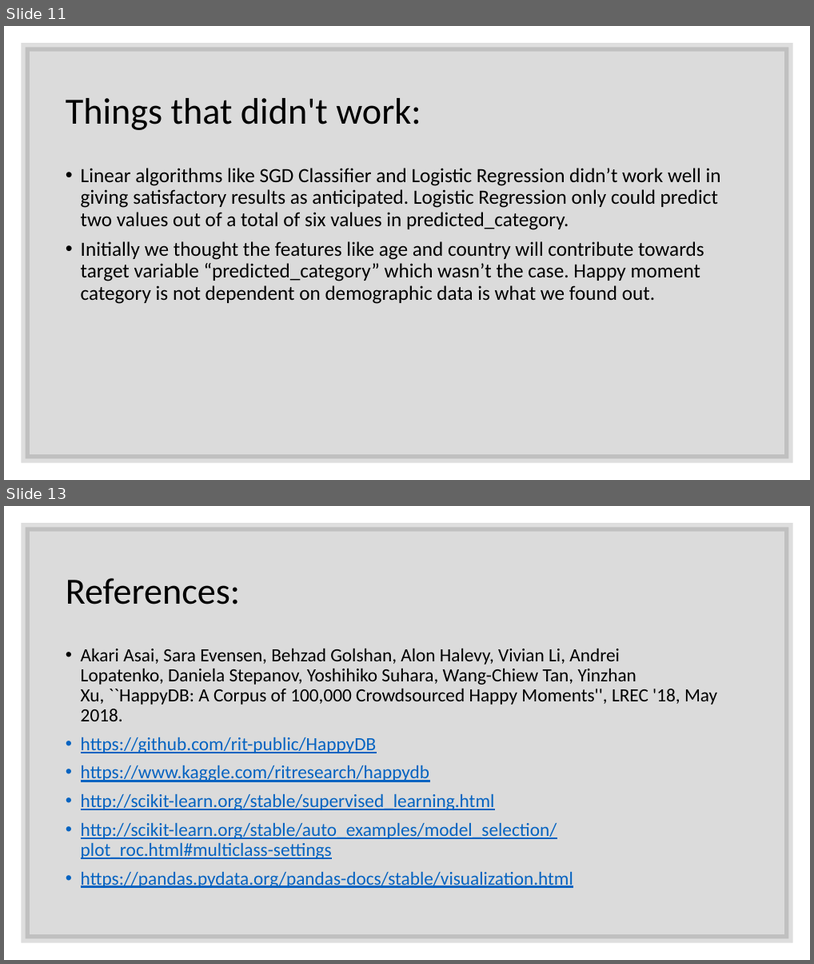
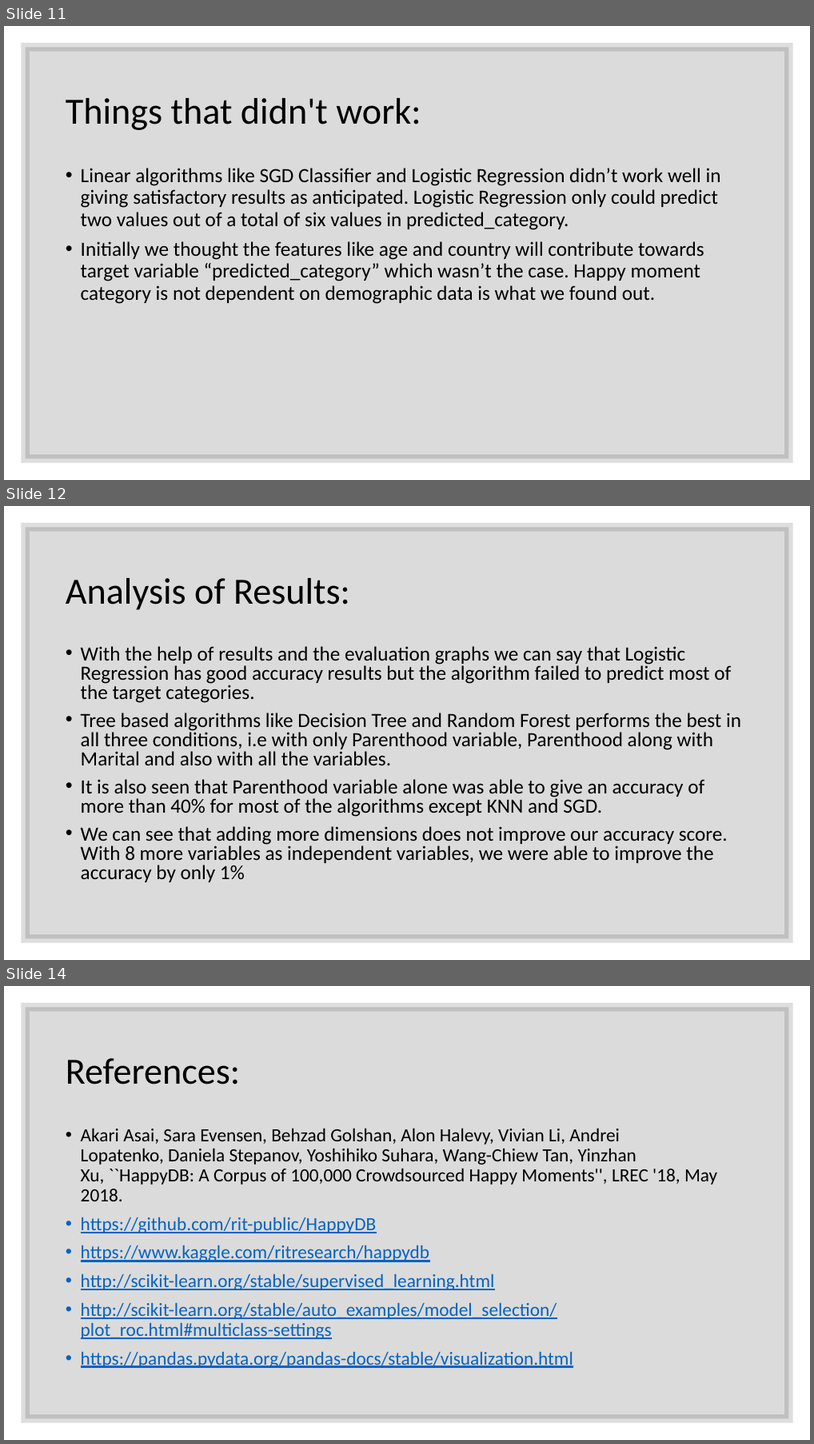
Before and after one commit to ZhengyangXu/CMPE_256_HappyDB_Analysis, a slide deck: Documents/CMPE256_FinalProject_Presentation_TeamSpectrum.pptx. Shown one above the other, each under a label of ours: slides 11 and 13 before the commit, slides 11, 12 and 14 after it; the slides between them are not shown. The pictures are 814x964 and 814x1444 pixels, drawn with LibreOffice and Linux fonts; fonts in the diff are those of the drawing. Boxes give left, top, right and bottom in pixels: in the first picture for what was removed or moved away, otherwise in the second. Text is boxed around its words. In the diff, an @@ line names an element or a change of style, - is before the commit and + after.

```diff
--- a/Documents/CMPE256_FinalProject_Presentation_TeamSpectrum.pptx
+++ b/Documents/CMPE256_FinalProject_Presentation_TeamSpectrum.pptx
@@ slide 12 added at [4, 506, 810, 960], background #FFFFFF @@
@@ rectangle added at [25, 527, 790, 939], fill #000000 at 14% opacity, outline #262626 10 pt @@
@@ title added at [66, 578, 350, 610], 44 pt, text #000000 @@
+Analysis of Results:
@@ text added at [81, 646, 742, 882], 24 pt, text #000000 @@
+• With the help of results and the evaluation graphs we can say that Logistic Regression has good accuracy results but the algorithm failed to predict most of the target categories.
+• Tree based algorithms like Decision Tree and Random Forest performs the best in all three conditions, i.e with only Parenthood variable, Parenthood along with Marital and also with all the variables.
+• It is also seen that Parenthood variable alone was able to give an accuracy of more than 40% for most of the algorithms except KNN and SGD.
+• We can see that adding more dimensions does not improve our accuracy score. With 8 more variables as independent variables, we were able to improve the accuracy by only 1%
@@ what was slide 13 is now slide 14 @@
```
Also in this commit, not shown: 4 slides changed, 1 other file.
